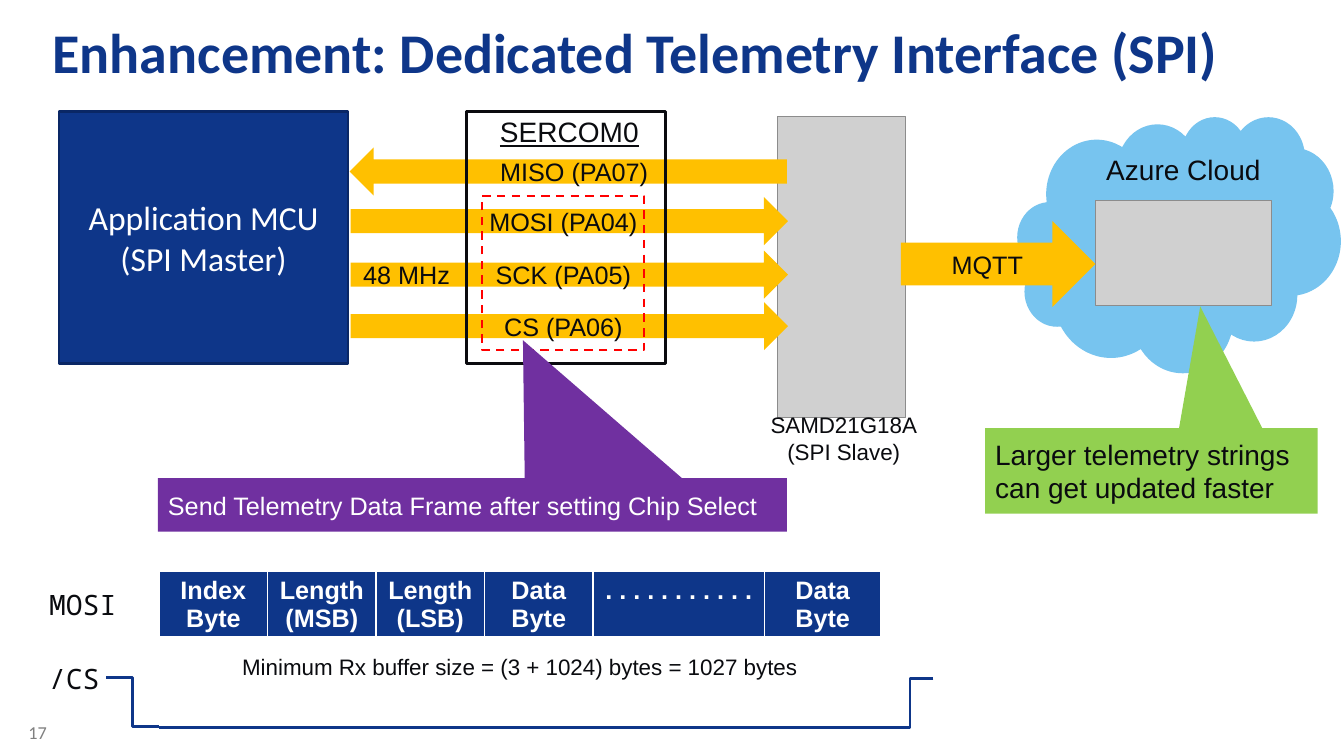
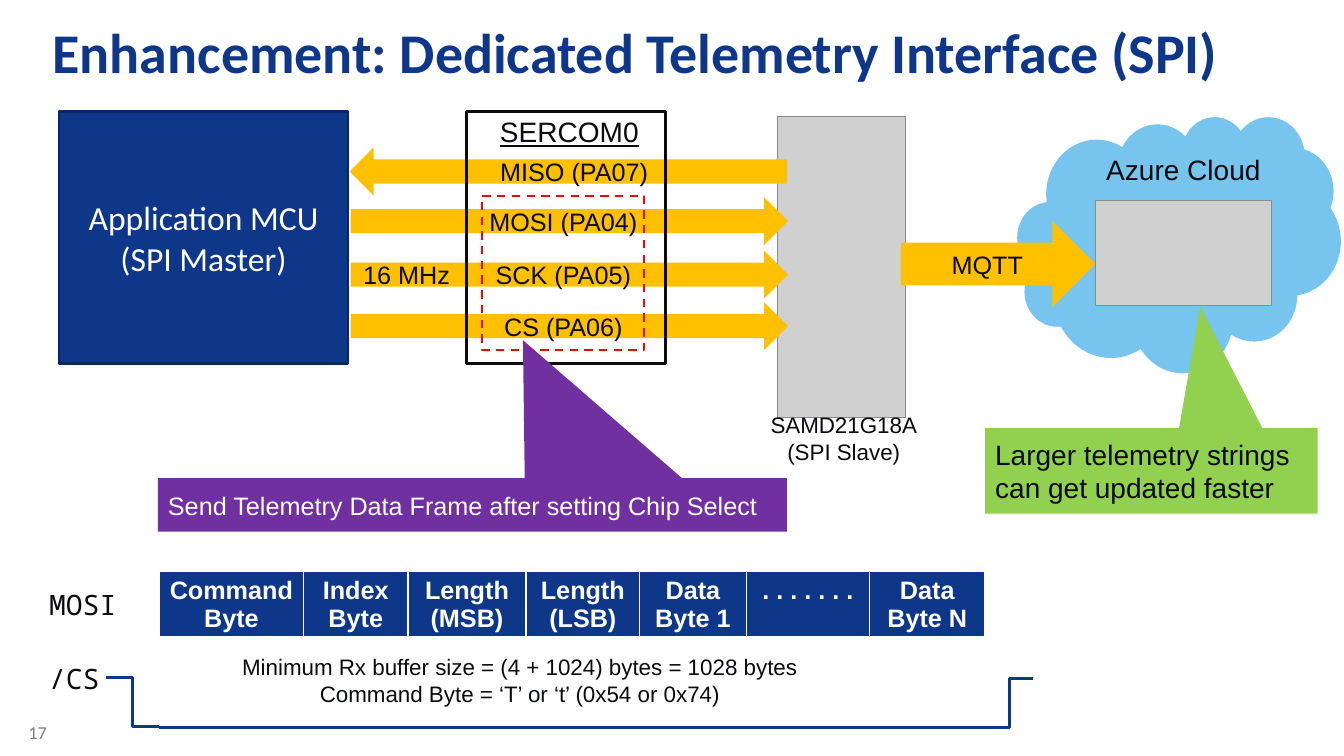
Before and after one commit to danewalton/Microchip-SAM-IoT-Wx, a slide deck: slide 17 of AO-Smith-MSFT-MCHP-r6.pptx. Drawn at 1344x756 pixels with LibreOffice and Linux fonts; fonts in the diff are those of the drawing; grey boxes stand for pictures; background and template pictures are left out. Boxes give left, top, right and bottom in pixels: in the first picture for what was removed or moved away, otherwise in the second. Text is boxed around its words. In the diff, an @@ line names an element or a change of style, - is before the commit and + after.

```diff
--- a/AO-Smith-MSFT-MCHP-r6.pptx
+++ b/AO-Smith-MSFT-MCHP-r6.pptx
@@ text at (x1=363, y1=266, x2=450, y2=289): text changed @@
-48 MHz
+16 MHz
@@ table at (x1=159, y1=572, x2=984, y2=642) @@
+column 1: Command / Byte
-column 5, row 1: Data Byte
+column 5, row 1: Data Byte 1
-column 6, row 1: . . . . . . . . . . .
+column 6, row 1: . . . . . . .
-column 7, row 1: Data Byte
+column 7, row 1: Data Byte N
@@ table resized from (x1=159, y1=572, x2=882, y2=642) to (x1=159, y1=572, x2=984, y2=642) @@
@@ text at (x1=242, y1=658, x2=797, y2=707): text changed @@
-Minimum Rx buffer size = (3 + 1024) bytes = 1027 bytes
+Minimum Rx buffer size = (4 + 1024) bytes = 1028 bytes
+Command Byte = ‘T’ or ‘t’ (0x54 or 0x74)
@@ elbow line moved from (934, 679) - (882, 728) to (1032, 679) - (981, 728) @@
@@ line moved from (159, 728) - (888, 728) to (159, 728) - (981, 728) @@
```
Also in this commit, not shown: 1 other slide changed, 2 other files.
